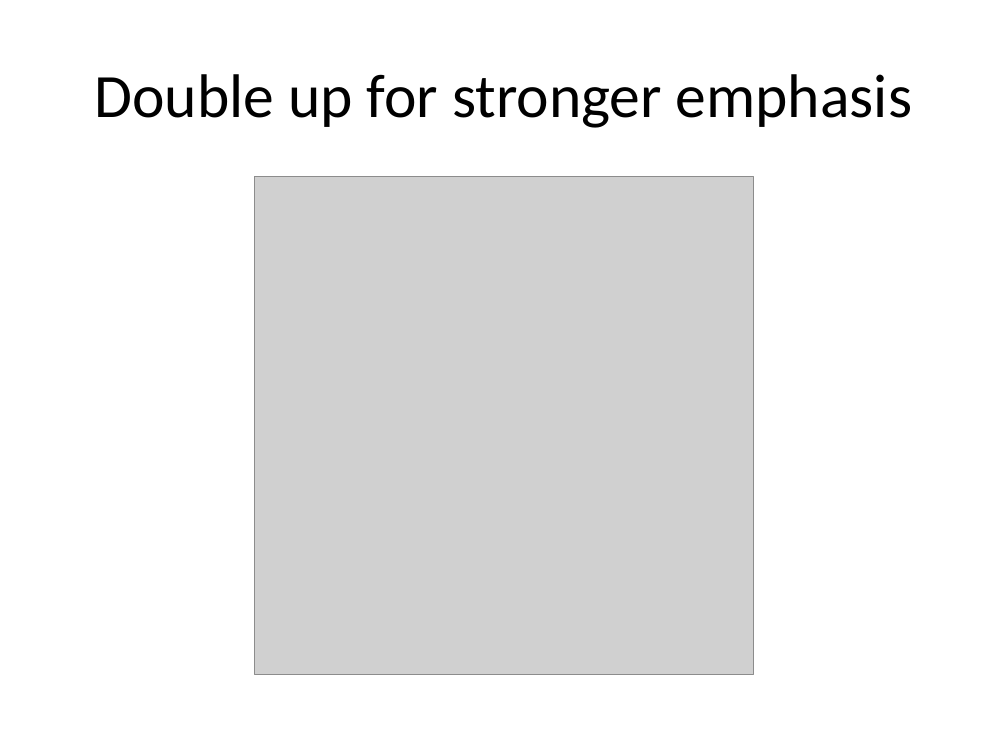
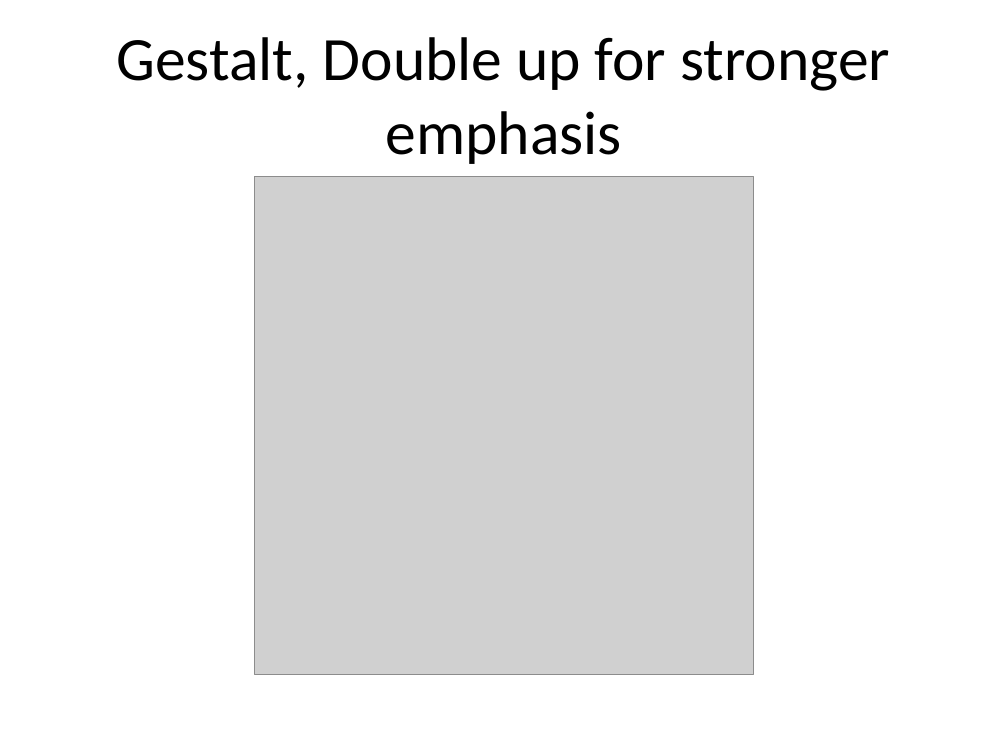
Before and after one commit to pmean/data-visualization, a slide deck: slide 7 of data-viz-03/component/tutorial-gestalt.pptx. Drawn at 1008x756 pixels with LibreOffice and Linux fonts; fonts in the diff are those of the drawing; grey boxes stand for pictures. Boxes give left, top, right and bottom in pixels: in the first picture for what was removed or moved away, otherwise in the second. Text is boxed around its words. In the diff, an @@ line names an element or a change of style, - is before the commit and + after.

```diff
--- a/data-viz-03/component/tutorial-gestalt.pptx
+++ b/data-viz-03/component/tutorial-gestalt.pptx
@@ title at bbox=[117, 37, 890, 164]: text changed @@
-Double up for stronger emphasis
+Gestalt, Double up for stronger emphasis
```
Also in this commit, not shown: 4 other slides changed, 7 slides added, 6 slides removed, 16 other files.
